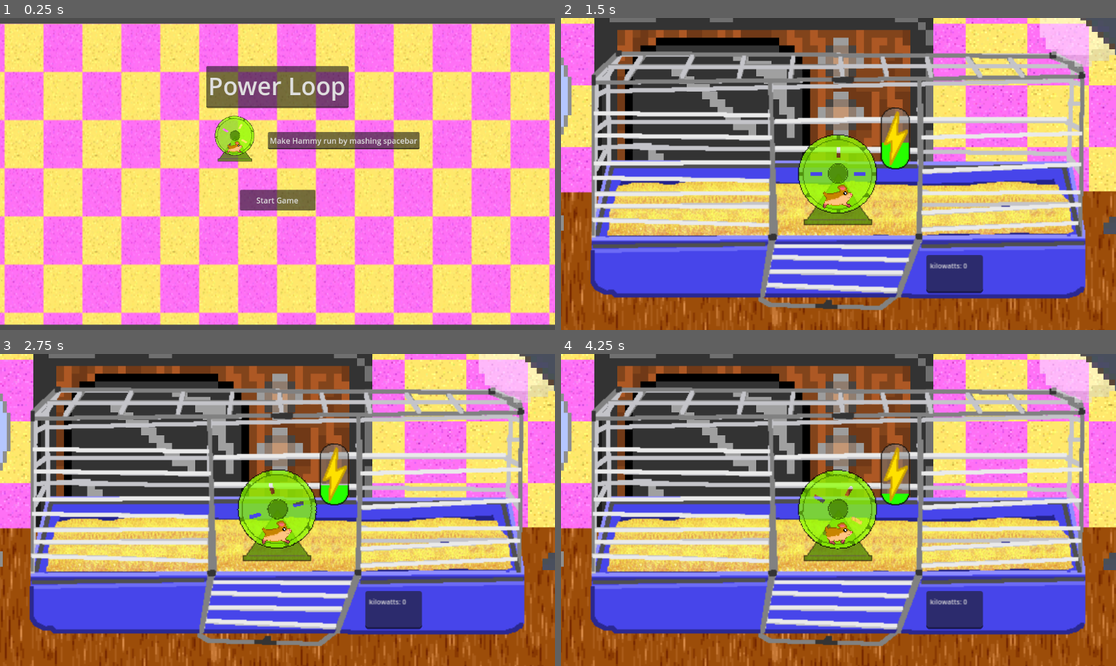
Above: before the commit, frames 1-4 (two rows, left to right).
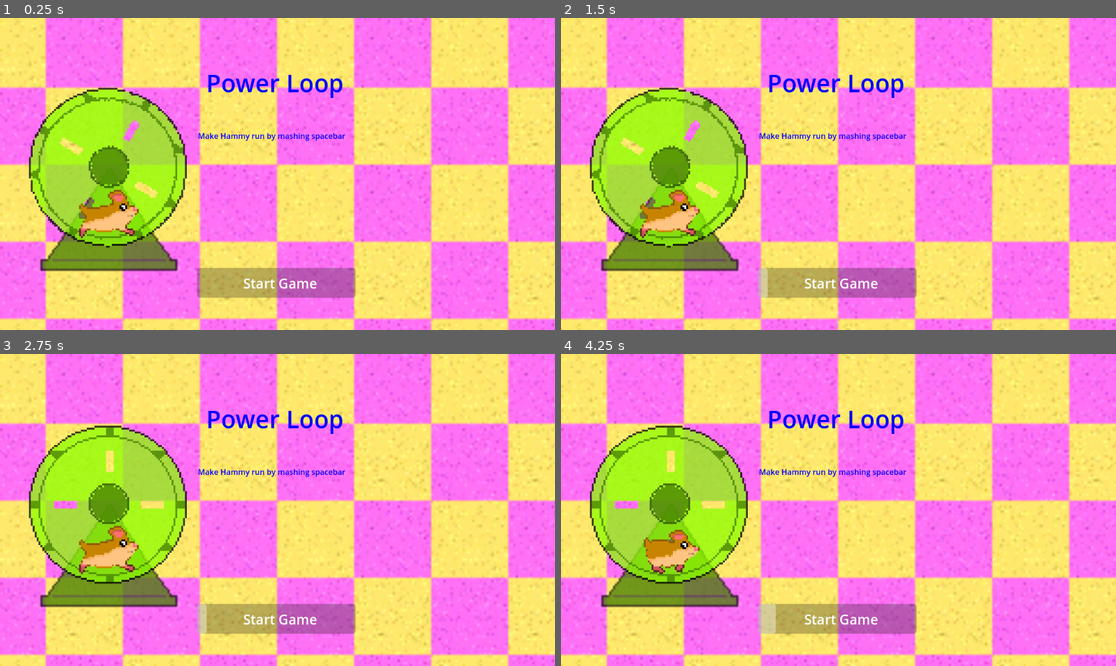
Above: after the commit, the same moments.

Repository: jkingd0n/gmtk-2025
Game: Godot game, scene res://scenes/menu.tscn
Two runs of this game, one before a commit and one after it. Both use one fixed random seed, a clock stepped at 60 frames per second and the inputs below.
Inputs (mouse positions are in pixels of both pictures, inside the frame that each line leads up to):
- Up to frame 1 (0.25 s): no input
- Up to frame 2 (1.5 s): click (838, 198) at 0.5 s, where only the run before the commit has a clickable "Start Game"; hold Space (accel) from 1.28 s (still down)
- Up to frame 3 (2.75 s): release Space (accel) at 2.03 s
- Up to frame 4 (4.25 s): hold Space (accel) from 2.78 s (still down)

The runs differ from the first frame. In frame 1, 67% of the frame differs, in the area x 0-100%, y 0-100%; in frame 2, 94%; in frame 3, 94%; in frame 4, 94%.

Commit message:
update menu

Diff:
--- a/scenes/menu.tscn
+++ b/scenes/menu.tscn
@@ -1,8 +1,9 @@
-[gd_scene load_steps=5 format=3 uid="uid://c87xetaib5oje"]
+[gd_scene load_steps=6 format=3 uid="uid://c87xetaib5oje"]
 
 [ext_resource type="Script" uid="uid://b5vcyuysjqrf3" path="res://scripts/menu.gd" id="1_mhnvy"]
 [ext_resource type="Texture2D" uid="uid://b804i8svwfuvi" path="res://spritesheets/wall.png" id="2_4ytvr"]
 [ext_resource type="PackedScene" uid="uid://0nfb70330opl" path="res://prefabs/hammy_and_wheel.tscn" id="3_g3eks"]
+[ext_resource type="Script" uid="uid://cbd8yip2hctwm" path="res://scripts/hammy_and_wheel.gd" id="4_4ytvr"]
 [ext_resource type="AudioStream" uid="uid://c6skm1obiddgt" path="res://sounds/menu.ogg" id="4_v86rl"]
 
 [node name="Menu" type="Node2D"]
@@ -11,36 +12,43 @@
 [node name="Wall" type="Sprite2D" parent="."]
 texture_repeat = 2
 position = Vector2(-1, 0.624992)
-scale = Vector2(2.52423, 3.12561)
+scale = Vector2(5, 5)
 texture = ExtResource("2_4ytvr")
 region_enabled = true
 region_rect = Rect2(0, 0, 512, 200)
 
-[node name="TextEdit" type="TextEdit" parent="."]
+[node name="TextEdit" type="RichTextLabel" parent="."]
 offset_left = -148.0
 offset_top = -224.0
 offset_right = 148.0
 offset_bottom = -137.0
-theme_override_font_sizes/font_size = 50
+theme_override_colors/default_color = Color(0, 0, 1, 1)
+theme_override_font_sizes/normal_font_size = 50
 text = "Power Loop"
 
-[node name="Button" type="Button" parent="."]
-offset_left = -78.0
-offset_top = 33.0
-offset_right = 79.0
-offset_bottom = 76.0
+[node name="Button" type="RichTextLabel" parent="."]
+z_index = 4
+offset_left = -71.0
+offset_top = 208.0
+offset_right = 91.0
+offset_bottom = 254.0
+theme_override_font_sizes/normal_font_size = 28
 text = "Start Game"
 
 [node name="Camera2D" type="Camera2D" parent="."]
 
 [node name="hammy_and_wheel" parent="." instance=ExtResource("3_g3eks")]
-position = Vector2(-88, -79)
+position = Vector2(-348, -11)
+scale = Vector2(4, 4)
+script = ExtResource("4_4ytvr")
+current_speed = 1.0
 
-[node name="TextEdit2" type="TextEdit" parent="."]
-offset_left = -20.0
-offset_top = -87.0
-offset_right = 295.0
-offset_bottom = -51.0
+[node name="TextEdit2" type="RichTextLabel" parent="."]
+offset_left = -165.0
+offset_top = -91.0
+offset_right = 150.0
+offset_bottom = -55.0
+theme_override_colors/default_color = Color(0, 0, 1, 1)
 text = "Make Hammy run by mashing spacebar"
 
 [node name="AudioStreamPlayer2D" type="AudioStreamPlayer2D" parent="."]
@@ -48,4 +56,10 @@
 autoplay = true
 parameters/looping = true
 
-[connection signal="pressed" from="Button" to="." method="_on_button_pressed"]
+[node name="ProgressBar" type="ProgressBar" parent="."]
+offset_left = -167.0
+offset_top = 195.0
+offset_right = 162.0
+offset_bottom = 257.0
+max_value = 20.0
+show_percentage = false
--- a/scripts/menu.gd
+++ b/scripts/menu.gd
@@ -1,4 +1,28 @@
 extends Node2D
+
+var speed : float = 0
+@export var acceleration = 20
+@export var timeout = .3
+var accConstant = .01
+var animation_coefficient : float = .04
+var animation_speed = 0
+@export var decelCoefficient = .1
+var game_over : bool = false
+var timestamp_last_pressed : float = 0
+var sweat_threshold : float = .15
+
+func _input(event):
+	if event.is_action_pressed("accel"):
+		timestamp_last_pressed = Time.get_unix_time_from_system()
+		speed += acceleration + (speed * accConstant)
+		animation_speed = animation_coefficient * speed
+		print("speed: " + str(speed))
+		print("anim speed: " + str(animation_speed))
+		$hammy_and_wheel.update_speed(animation_speed)
+		$ProgressBar.value += 1
+		if $ProgressBar.value == $ProgressBar.max_value:
+			start_game()
+
 
 func start_game():
 	get_tree().change_scene_to_file("res://scenes/Main_Game.tscn")
Not shown: 1 places in prefabs/fan.tscn that only renumber resources
